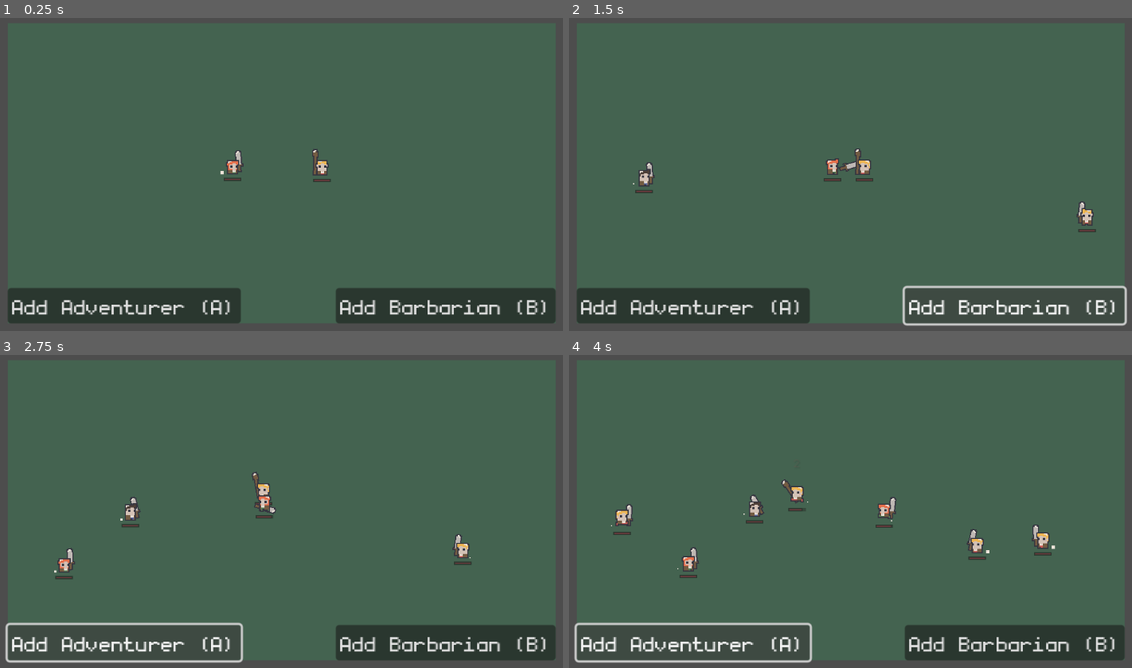
Above: before the commit, frames 1-4 (two rows, left to right).
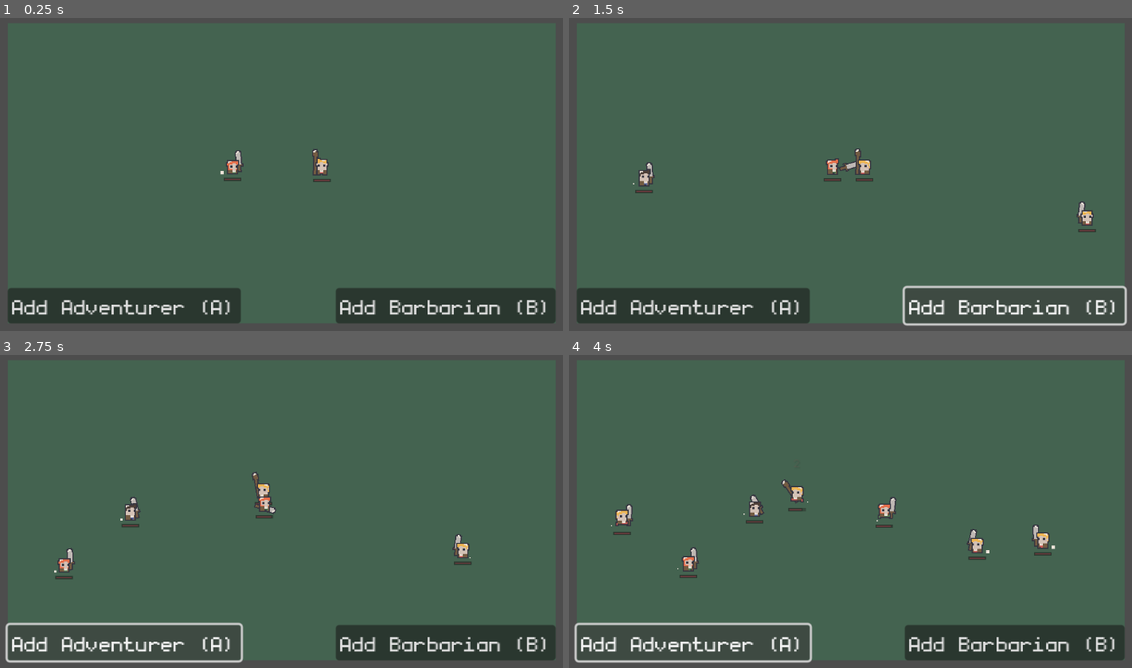
Above: after the commit, the same moments.

Repository: davidballester/godot-arena
Game: Godot game, scene res://scenes/example.tscn
Two runs of this game, one before a commit and one after it. Both use one fixed random seed, a clock stepped at 60 frames per second and the inputs below.
Inputs:
- Up to frame 1 (0.25 s): no input
- Up to frame 2 (1.5 s): click "Add Adventurer (A)" at 0.5 s; click "Add Barbarian (B)" at 1.25 s
- Up to frame 3 (2.75 s): click "Add Adventurer (A)" at 2 s
- Up to frame 4 (4 s): click "Add Barbarian (B)" at 2.75 s; click "Add Adventurer (A)" at 3.5 s

The runs differ from the first frame. In frame 1, less than 0.1% of the frame differs, in the area x 56-59%, y 44-51%; in frame 2, less than 0.1%; in frame 3, less than 0.1%, in the area x 45-49%, y 44-51%; in frame 4, less than 0.1%.

Commit message:
Fix facing issues

Diff:
--- a/controller/combatant/combatant_controller.gd
+++ b/controller/combatant/combatant_controller.gd
@@ -63,8 +63,8 @@
 	facing_right = not facing_right
 	weapon_view.position.x *= -1
 	weapon_view.scale.y *= -1
-	view.flip_h = not view.flip_h
-	await view.turn()
+	view.flip_h = not facing_right
+	await view.turn(true)
 
 func _on_state_changed(state: State) -> void:
 	if state is CombatantApproachEnemyState:
--- a/view/combatant/combatant_view.gd
+++ b/view/combatant/combatant_view.gd
@@ -48,13 +48,14 @@
 func stop_running() -> void:
 	_play_animation("idle")
 
-func turn() -> void:
+func turn(play_backwards: bool = false) -> void:
 	var prev_animation = combatant.animation
-	await _play_animation("turn")
+	await _play_animation("turn", play_backwards)
 	_play_animation(prev_animation)
 
-func _play_animation(animation_name: String) -> void:
-	combatant.play(animation_name)
+func _play_animation(animation_name: String, play_backwards: bool = false) -> void:
+	var custom_speed = 1.0 if not play_backwards else -1.0
+	combatant.play(animation_name, custom_speed, play_backwards)
 	var dust_animation_name = animation_name if DUST_ANIMATIONS.has(animation_name) else "idle"
 	dust.play(dust_animation_name)
 	await combatant.animation_finished
